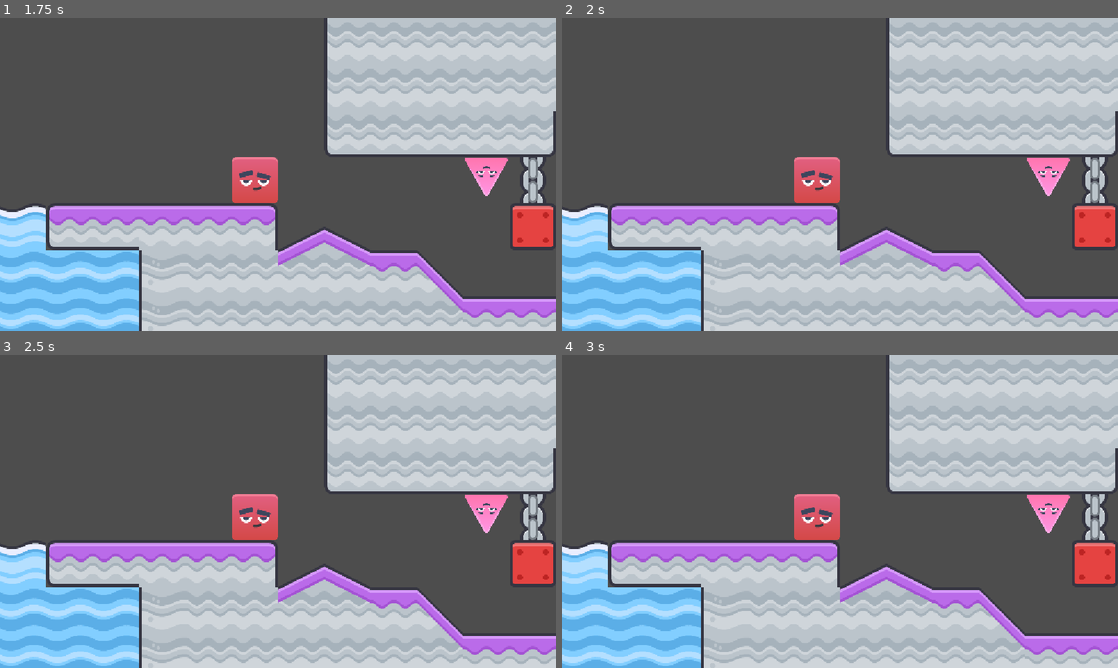
Above: before the commit, frames 1-4 (two rows, left to right).
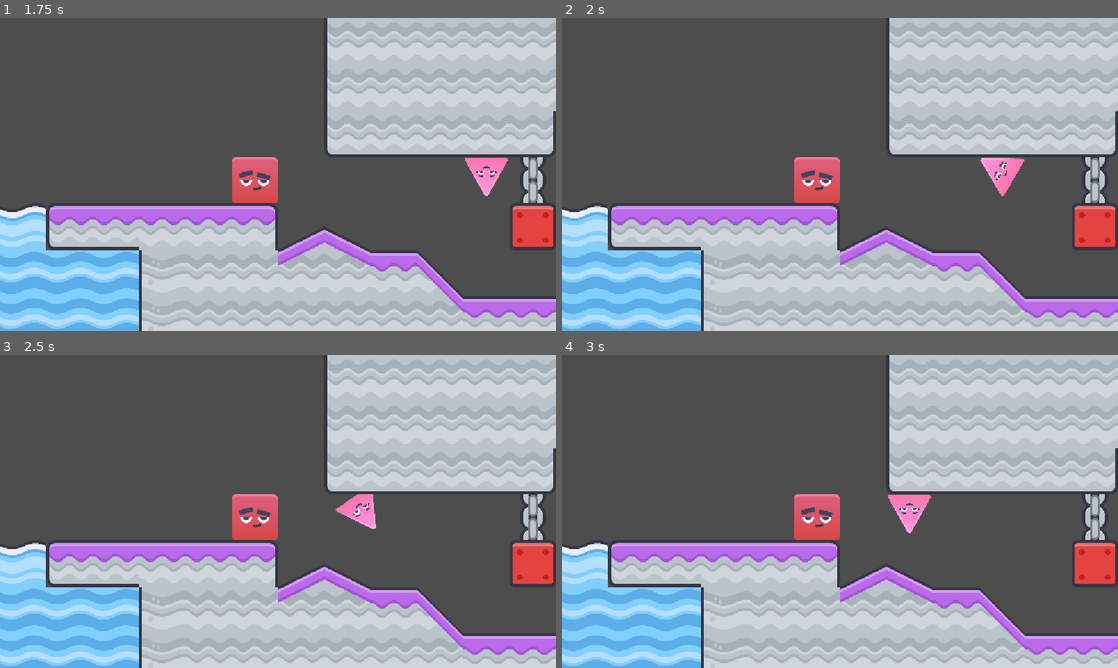
Above: after the commit, the same moments.

Repository: pklito/juniper-jam
Game: Godot game, scene res://scenes/levels/title_screen.tscn
Same seed, same stepped clock (60 frames per second), same inputs: the game is played once before the commit and once after it. The project has no main scene, so this scene is started directly.
Inputs (mouse positions are in pixels of both pictures, inside the frame that each line leads up to):
- Up to frame 1 (1.75 s): tap Enter at 0.5 s; drag from (255, 180) to (489, 171) at 0.52 s; drag from (489, 171) to (250, 180) at 1.27 s
- Up to frame 2 (2 s): no input
- Up to frame 3 (2.5 s): move the mouse to (333, 442) at 2.02 s; click (333, 442) at 2.17 s
- Up to frame 4 (3 s): drag from (812, 574) to (673, 464) at 2.77 s

Frame 1 is identical in both runs. In frame 2, 1.0% of the frame differs, in the area x 75-92%, y 44-58%; in frame 3, 1.0%; in frame 4, 1.0%.

Commit message:
start triangle rotation

Diff:
--- a/scenes/game.tscn
+++ b/scenes/game.tscn
@@ -57,13 +57,15 @@
 scale = Vector2(0.99999976, 0.99999976)
 shape = SubResource("CircleShape2D_bbk5w")
 
-[node name="player2" type="Sprite2D" parent="pl_triangle" unique_id=1567448684]
+[node name="pivot" type="Marker2D" parent="pl_triangle" unique_id=2093040774]
+position = Vector2(0, 12)
+
+[node name="player2" type="Sprite2D" parent="pl_triangle/pivot" unique_id=1567448684]
 z_index = -1
-position = Vector2(0, 12)
 scale = Vector2(0.243, 0.25)
 texture = ExtResource("6_dinhu")
 
-[node name="face" type="Sprite2D" parent="pl_triangle/player2" unique_id=1376370533]
+[node name="face" type="Sprite2D" parent="pl_triangle/pivot/player2" unique_id=1376370533]
 texture = ExtResource("7_kvuet")
 
 [connection signal="dragged_successfully" from="SquareDrag" to="." method="_square_dragged"]
--- a/scripts/game.gd
+++ b/scripts/game.gd
@@ -54,12 +54,19 @@
 	var tile_config : TileSetConfig
 	var tiles : TileMapLayer
 	var other_player: Player
+	var pivot_node : Node2D
+
+	func _post_init():
+		pass
+
 	func _init(_tile_config : TileSetConfig, _tiles : TileMapLayer, _player_node: Node2D, _pos: Vector2i, _ground_dir: int) -> void:
 		pos = _pos
 		ground_dir = _ground_dir
 		player_node = _player_node
 		tile_config = _tile_config
 		tiles = _tiles
+		pivot_node = player_node
+		_post_init()
 
 	func link(_other_player: Player):
 		other_player = _other_player
@@ -128,13 +135,13 @@
 		tween.set_trans(Tween.TRANS_BOUNCE)
 		var shake_dir := Vector2(10, 0).rotated(90*ground_dir)
 		tween.tween_property(player_node, "position", p_b - shake_dir, duration/4)
-		tween.parallel().tween_property(player_node, "rotation_degrees", player_node.rotation_degrees-20, duration/4)
+		tween.parallel().tween_property(pivot_node, "rotation_degrees", player_node.rotation_degrees-20, duration/4)
 
 		tween.tween_property(player_node, "position", p_b + shake_dir, duration/4)
-		tween.parallel().tween_property(player_node, "rotation_degrees", player_node.rotation_degrees+20, duration/4)
+		tween.parallel().tween_property(pivot_node, "rotation_degrees", player_node.rotation_degrees+20, duration/4)
 
 		tween.tween_property(player_node, "position", p_b, duration/4)
-		tween.parallel().tween_property(player_node, "rotation_degrees", player_node.rotation_degrees, duration/4)
+		tween.parallel().tween_property(pivot_node, "rotation_degrees", player_node.rotation_degrees, duration/4)
 
 		tween.tween_callback(self._finish_move)
 
@@ -142,10 +149,10 @@
 
 	func _do_animation(a_pos : Vector2i, a_dir : int, b_pos : Vector2i, b_dir : Utils.Dirs, moved_right : bool, duration : float = 0.2):
 		reset_tween()
-		if a_pos == b_pos:
+		if a_pos == b_pos and a_dir == b_dir:
 			_do_anim_stumble(duration)
 			return
-		var angle_increment = 90 if moved_right else -90
+		var angle_increment = SPIN_DEGREES if moved_right else -SPIN_DEGREES
 		var move_vec := Utils.dir_to_vec2(posmod(a_dir - 1, 4)) if moved_right \
 						else Utils.dir_to_vec2(posmod(a_dir + 1, 4))
 		if b_dir == a_dir:
@@ -155,7 +162,19 @@
 			tween.set_trans(Tween.TRANS_CUBIC)
 			tween.tween_property(player_node, "global_position", tile_config.pos_to_pixel(b_pos), duration)
 			tween.parallel()
-			tween.tween_property(player_node, "rotation_degrees", current_angle, duration)
+			tween.tween_property(pivot_node, "rotation_degrees", current_angle, duration)
+			tween.tween_callback(self._finish_move)
+			return
+
+		# triangle only
+		if a_pos == b_pos:
+			current_angle += 30 if moved_right else -30
+
+			tween.set_ease(Tween.EASE_IN_OUT)
+			tween.set_trans(Tween.TRANS_CUBIC)
+			tween.tween_property(player_node, "global_position", tile_config.pos_to_pixel(b_pos), duration)
+			tween.parallel()
+			tween.tween_property(pivot_node, "rotation_degrees", current_angle, duration)
 			tween.tween_callback(self._finish_move)
 			return
 
@@ -163,11 +182,11 @@
 		current_angle += angle_increment
 		tween.set_ease(Tween.EASE_IN)
 		tween.set_trans(Tween.TRANS_LINEAR)
-		tween.tween_property(player_node, "rotation_degrees", current_angle, duration/2)
+		tween.tween_property(pivot_node, "rotation_degrees", current_angle, duration/2)
 		tween.parallel().tween_property(player_node, "global_position", tile_config.pos_to_pixel(a_pos + move_vec), duration/2)
-		current_angle += angle_increment
+		current_angle += 90 if moved_right else -90
 		tween.set_ease(Tween.EASE_OUT)
-		tween.tween_property(player_node, "rotation_degrees", current_angle, duration/2)
+		tween.tween_property(pivot_node, "rotation_degrees", current_angle, duration/2)
 		tween.parallel().tween_property(player_node, "global_position", tile_config.pos_to_pixel(b_pos), duration/2)
 
 
@@ -176,8 +195,7 @@
 
 
 class PlayerSquare extends Player:
-	func _init(_tile_config : TileSetConfig, _tiles : TileMapLayer, _player_node: Node2D, _pos: Vector2i, _ground_dir: int) -> void:
-		super._init(_tile_config, _tiles, _player_node, _pos, _ground_dir)
+	func _post_init():
 		SPIN_DEGREES = 90
 
 	func move_left() -> void:
@@ -207,17 +225,32 @@
 
 
 class PlayerTriangle extends Player:
+	func _post_init():
+		SPIN_DEGREES = 120
+		pivot_node = player_node.get_node(str(player_node.get_path()) + "/pivot")
+
 	func _pos_solid_tile(test_pos: Vector2i) -> bool:
 		return super._pos_solid_tile(test_pos) or other_player.pos == test_pos
 
 	func move_left() -> void:
 		var test_dir = posmod(ground_dir + 1, 4)
+		var pre_pos := pos
+		var pre_dir := ground_dir
 		if not _move_internal(Utils.dir_to_vec2(test_dir)):
 			_rotate_to_wall(Utils.dir_to_vec2(test_dir))
+		var post_pos := pos
+		var post_dir := ground_dir
+		_do_animation(pre_pos, pre_dir, post_pos, post_dir, false)
+
 	func move_right() -> void:
 		var test_dir = posmod(ground_dir - 1, 4)
+		var pre_pos := pos
+		var pre_dir := ground_dir
 		if not _move_internal(Utils.dir_to_vec2(test_dir)):
 			_rotate_to_wall(Utils.dir_to_vec2(test_dir))
+		var post_pos := pos
+		var post_dir := ground_dir
+		_do_animation(pre_pos, pre_dir, post_pos, post_dir, true)
 
 	func _drop_ground_dir(loop: int = 20):
 		if loop <= 0:
